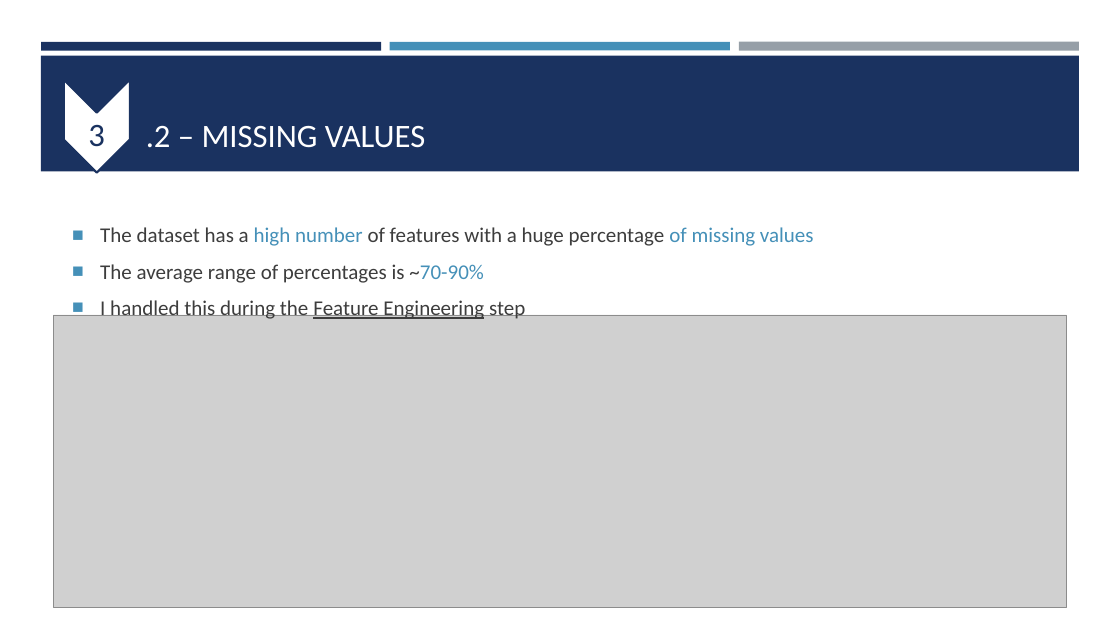
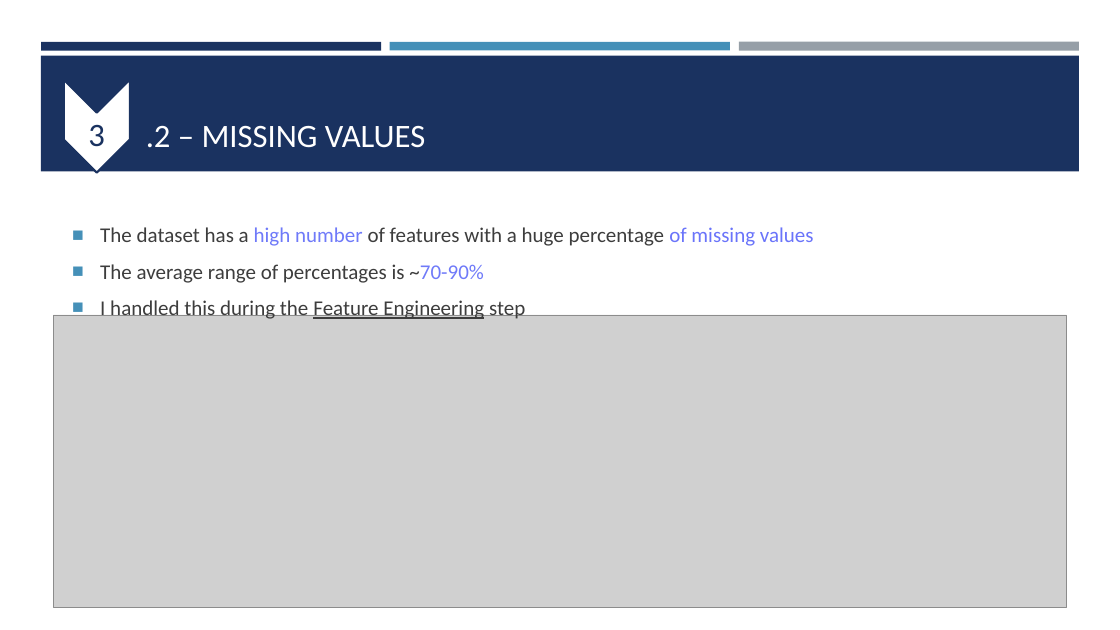
Before and after one commit to lmriccardo/fraudolent-transaction-classification, a slide deck: slide 7 of presentation/fraudolent_transaction.pptx. Drawn at 1120x630 pixels with LibreOffice and Linux fonts; fonts in the diff are those of the drawing; grey boxes stand for pictures. Boxes give left, top, right and bottom in pixels: in the first picture for what was removed or moved away, otherwise in the second. Text is boxed around its words. In the diff, an @@ line names an element or a change of style, - is before the commit and + after.

```diff
--- a/presentation/fraudolent_transaction.pptx
+++ b/presentation/fraudolent_transaction.pptx
@@ text at (100, 227, 814, 283): text colour #4590B8 to #6F7AF9 in "high number", "~70-90%"; text colour #4590B8 to #6A74FA in "of missing values" @@
```
Also in this commit, not shown: 2 other slides changed, 3 slides added, 4 other files.
